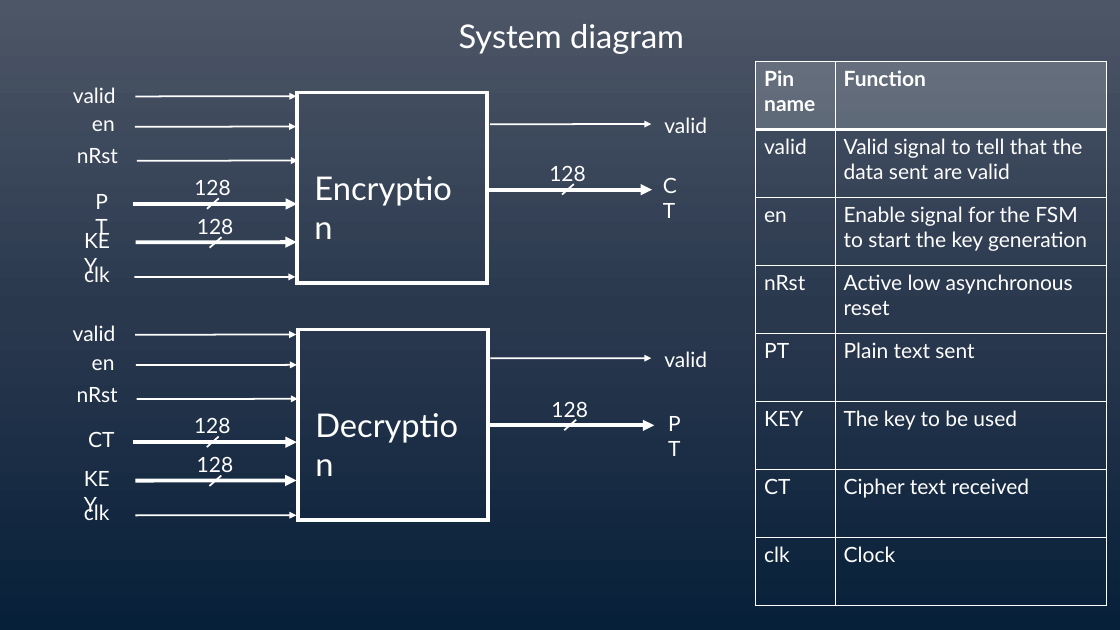
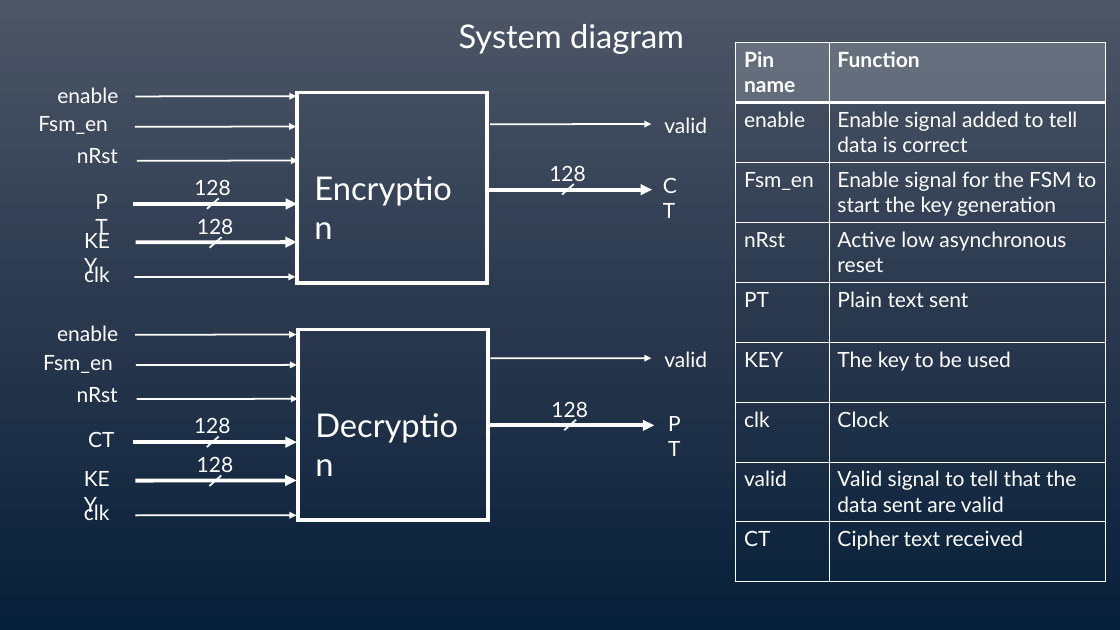
Before and after one commit to AbdulrahmanShokier/AES-128-256, a slide deck: slide 1 of Pipelined/Waveforms/block digram.pptx. Drawn at 1120x630 pixels with LibreOffice and Linux fonts; fonts in the diff are those of the drawing. Boxes give left, top, right and bottom in pixels: in the first picture for what was removed or moved away, otherwise in the second. Text is boxed around its words. In the diff, an @@ line names an element or a change of style, - is before the commit and + after.

```diff
--- a/Pipelined/Waveforms/block digram.pptx
+++ b/Pipelined/Waveforms/block digram.pptx
@@ table at (x1=736, y1=43, x2=1106, y2=582) @@
-row 2, column 1: valid
+row 2, column 1: enable
-row 2, column 2: Valid signal to tell that the data sent are valid
+row 2, column 2: Enable signal added to tell data is correct
-row 3, column 1: en
+row 3, column 1: Fsm_en
+row 7: clk | Clock
+row 8: valid | Valid signal to tell that the data sent are valid
-row 8: clk | Clock
@@ table resized from (x1=756, y1=61, x2=1107, y2=606) to (x1=736, y1=43, x2=1106, y2=582) @@
@@ text at (x1=57, y1=87, x2=118, y2=103): text changed @@
-valid
+enable
@@ text at (x1=38, y1=116, x2=108, y2=134): text changed @@
-en
+Fsm_en
@@ text at (x1=57, y1=325, x2=118, y2=341): text changed @@
-valid
+enable
@@ text at (x1=43, y1=355, x2=113, y2=373): text changed @@
-en
+Fsm_en
```
Also in this commit, not shown: 3 other slides changed, 1 slide added, 4 other files.
